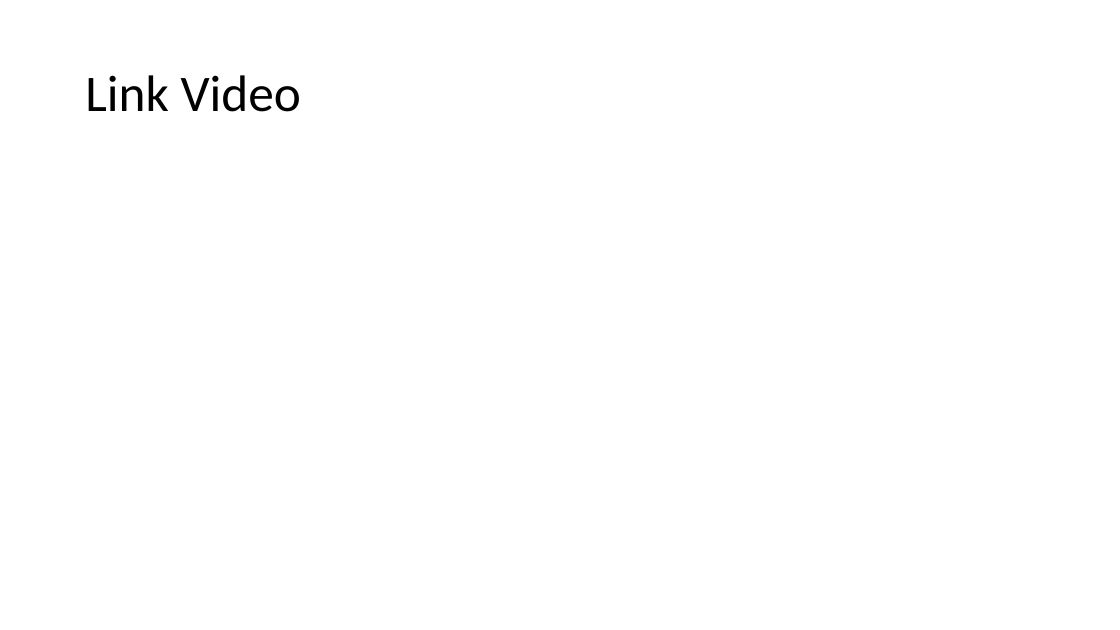
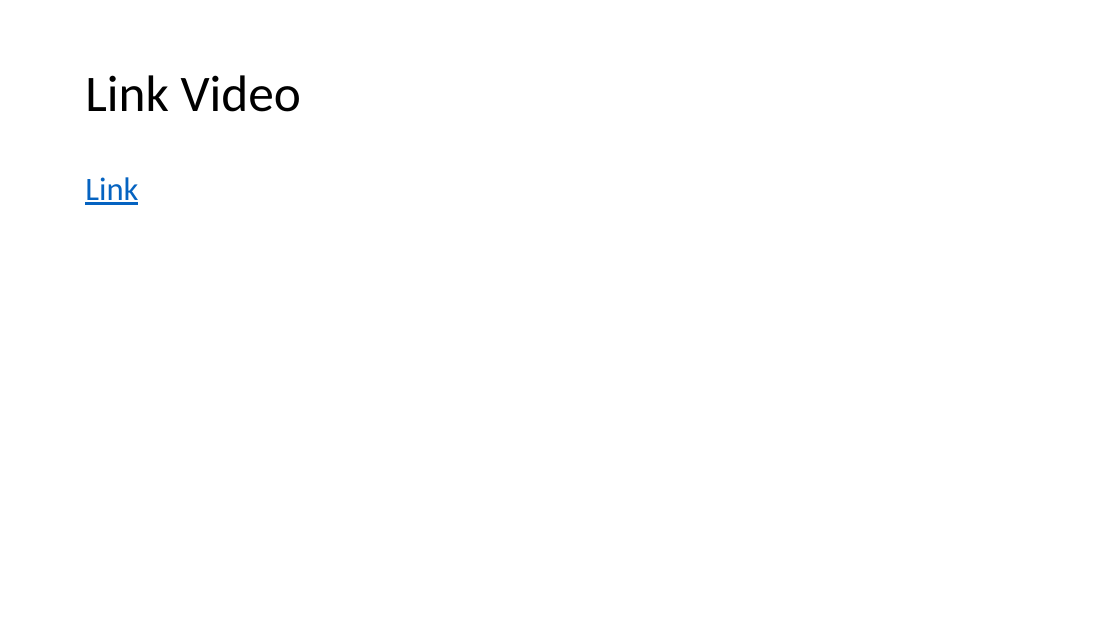
Before and after one commit to angelodellamorte404/file-project-dvs, a slide deck: slide 1 of profile, login, signup screen.pptx. Drawn at 1120x630 pixels with LibreOffice and Linux fonts; fonts in the diff are those of the drawing. Boxes give left, top, right and bottom in pixels: in the first picture for what was removed or moved away, otherwise in the second. Text is boxed around its words. In the diff, an @@ line names an element or a change of style, - is before the commit and + after.

```diff
--- a/profile, login, signup screen.pptx
+++ b/profile, login, signup screen.pptx
@@ text added at (x1=85, y1=177, x2=138, y2=205), 28 pt, text #0563C1, underline @@
+Link
```
Also in this commit, not shown: 1 other slide changed.
